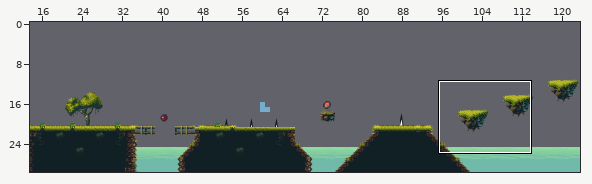
An edit to a level. Tiled map, desktop/bin/main/level2.tmx. Above: a wide view before the commit, with the close-up outlined.
Close-up. Old version:
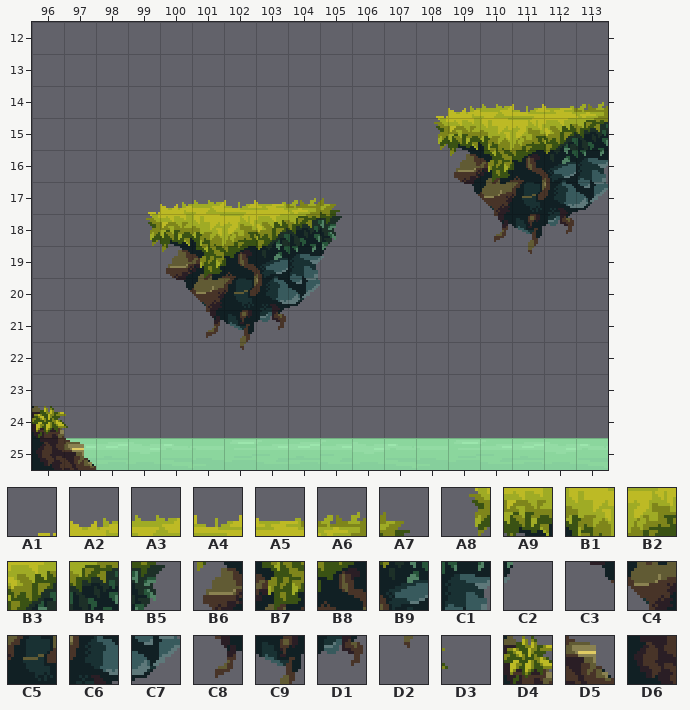
Cells are 16x16 px. Shown: x 96..113, y 12..25. The commit also changed other parts of the map, which this record leaves out. Not drawn, because the pictures are missing: unchanged layer "Background".
Key: from "tileset": A1 60, A2 61, A3 62, A4 63, A5 64, A6 65, A7 66, A8 118, A9 119, B1 120, B2 121, B3 122, B4 123, B5 124, B6 177, B7 178, B8 179, B9 180, C1 181, C2 182, C3 235, C4 236, C5 237, C6 238, C7 239, C8 294, C9 295, D1 296, D2 353, D3 907 flipped left-right, D4 908 flipped left-right, D5 965 flipped left-right, D6 966 flipped left-right.
__ is an empty cell.
Layers that did not change in this view are not listed.
Layer "Ground" before, first column x 96:
12 __ __ __ __ __ __ __ __ __ __ __ __ __ __ __ __ __ __
13 __ __ __ __ __ __ __ __ __ __ __ __ __ __ __ __ __ __
14 __ __ __ __ __ __ __ __ __ __ __ __ A1 A2 A3 A4 A5 A6
15 __ __ __ __ __ __ __ __ __ __ __ __ A8 A9 B1 B2 B3 B4
16 __ __ __ __ __ __ __ __ __ __ __ __ __ B6 B7 B8 B9 C1
17 __ __ __ A1 A2 A3 A4 A5 A6 A7 __ __ __ C3 C4 C5 C6 C7
18 __ __ __ A8 A9 B1 B2 B3 B4 B5 __ __ __ __ C8 C9 D1 __
19 __ __ __ __ B6 B7 B8 B9 C1 C2 __ __ __ __ __ D2 __ __
20 __ __ __ __ C3 C4 C5 C6 C7 __ __ __ __ __ __ __ __ __
21 __ __ __ __ __ C8 C9 D1 __ __ __ __ __ __ __ __ __ __
22 __ __ __ __ __ __ D2 __ __ __ __ __ __ __ __ __ __ __
23 __ __ __ __ __ __ __ __ __ __ __ __ __ __ __ __ __ __
24 D4 D3 __ __ __ __ __ __ __ __ __ __ __ __ __ __ __ __
25 D6 D5 __ __ __ __ __ __ __ __ __ __ __ __ __ __ __ __
The same view after the edit:
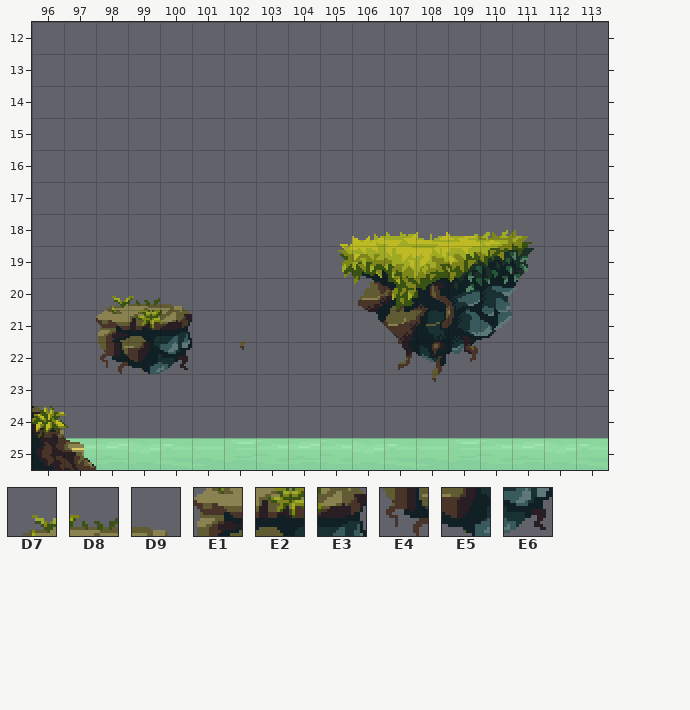
Further tiles: from "tileset": D7 409, D8 410, D9 411, E1 467, E2 468, E3 469, E4 525, E5 526, E6 527.
The edit:
Changed rows in their new state; .. is an unchanged cell.
Layer "Ground":
first column x 98:
14 .. .. .. .. .. .. .. .. .. .. __ __ __ __ __ __
15 .. .. .. .. .. .. .. .. .. .. __ __ __ __ __ __
16 .. .. .. .. .. .. .. .. .. .. .. __ __ __ __ __
17 .. __ __ __ __ __ __ __ .. .. .. __ __ __ __ __
18 .. __ __ __ __ __ __ A1 A2 A3 A4 A5 A6 A7 __ ..
19 .. .. __ __ __ __ __ A8 A9 B1 B2 B3 B4 B5 .. ..
20 D7 D8 D9 __ __ __ __ .. B6 B7 B8 B9 C1 C2 .. ..
21 E1 E2 E3 __ __ __ .. .. C3 C4 C5 C6 C7 .. .. ..
22 E4 E5 E6 .. .. .. .. .. .. C8 C9 D1 .. .. .. ..
23 .. .. .. .. .. .. .. .. .. .. D2 .. .. .. .. ..
